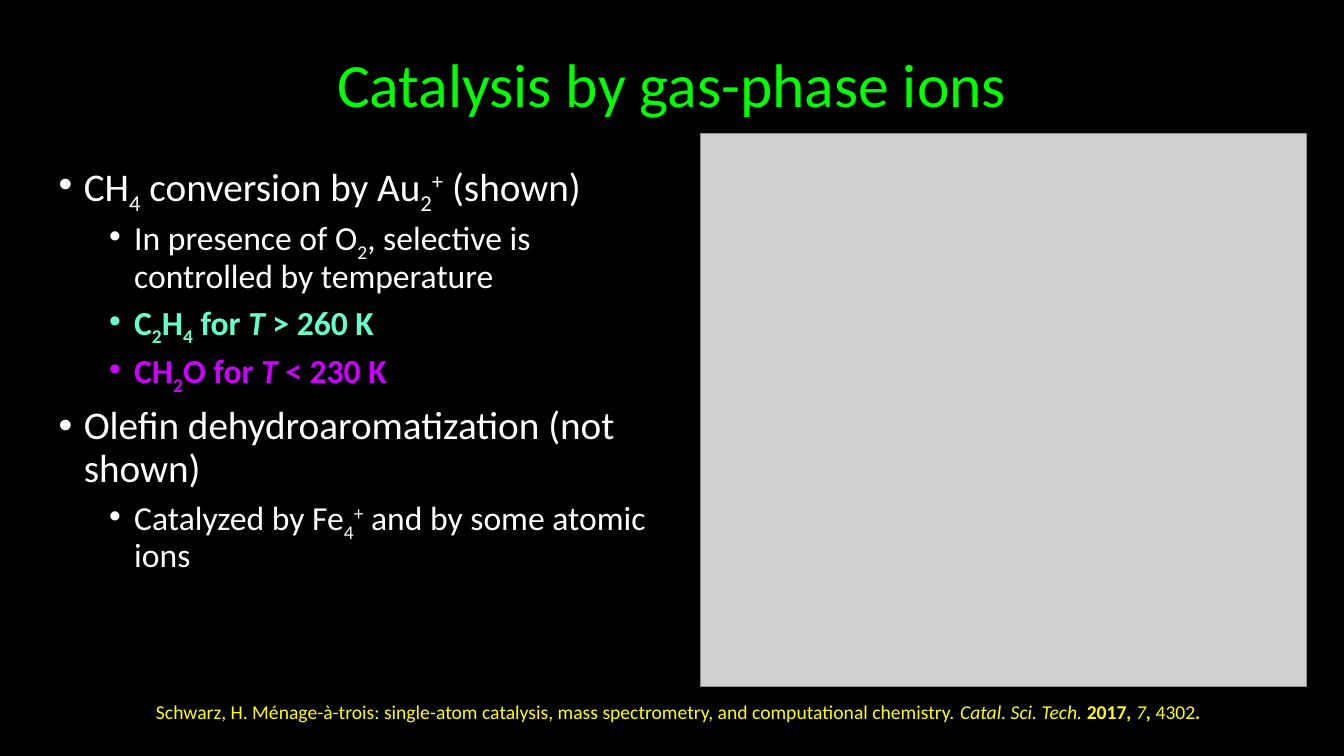
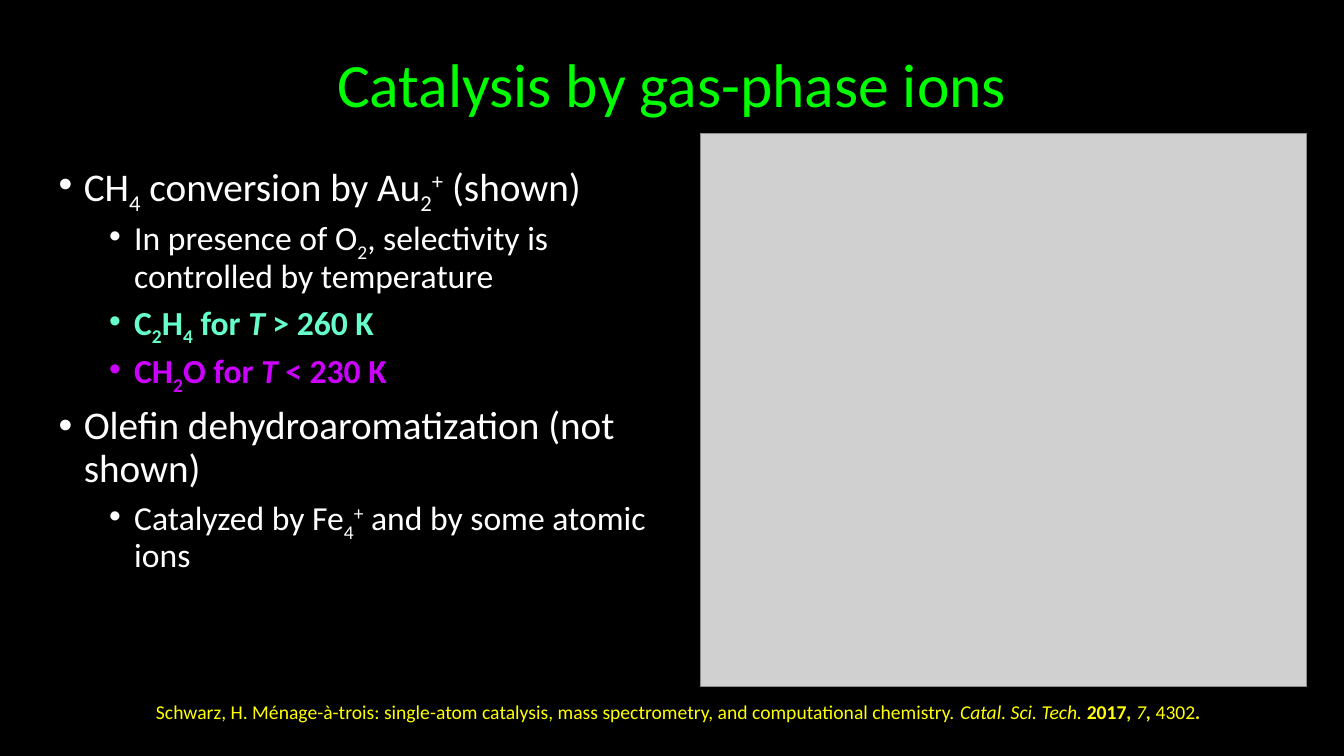
Before and after one commit to kkinist/ACS_Boston_2018, a slide deck: slide 23 of ACS_Boston_2018_Irikura.pptx (slide 22 before the commit). Drawn at 1344x756 pixels with LibreOffice and Linux fonts; fonts in the diff are those of the drawing; grey boxes stand for pictures. Boxes give left, top, right and bottom in pixels: in the first picture for what was removed or moved away, otherwise in the second. Text is boxed around its words. In the diff, an @@ line names an element or a change of style, - is before the commit and + after.

```diff
--- a/ACS_Boston_2018_Irikura.pptx
+++ b/ACS_Boston_2018_Irikura.pptx
@@ text at (134,226,548,294): text changed @@
-  • In presence of O2, selective is controlled by temperature
+  • In presence of O2, selectivity is controlled by temperature
```
Also in this commit, not shown: 1 slide added, 1 other file.
